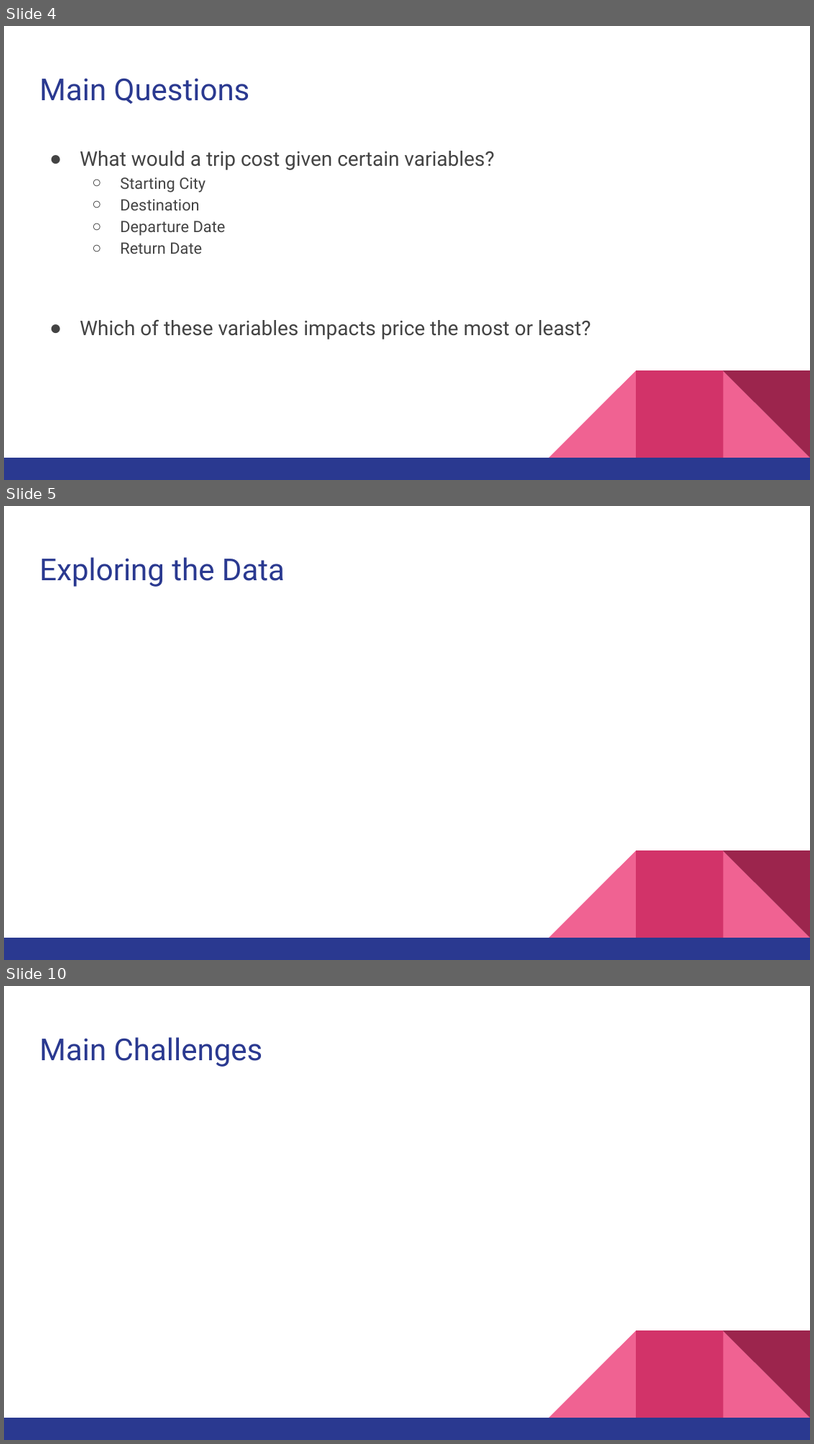
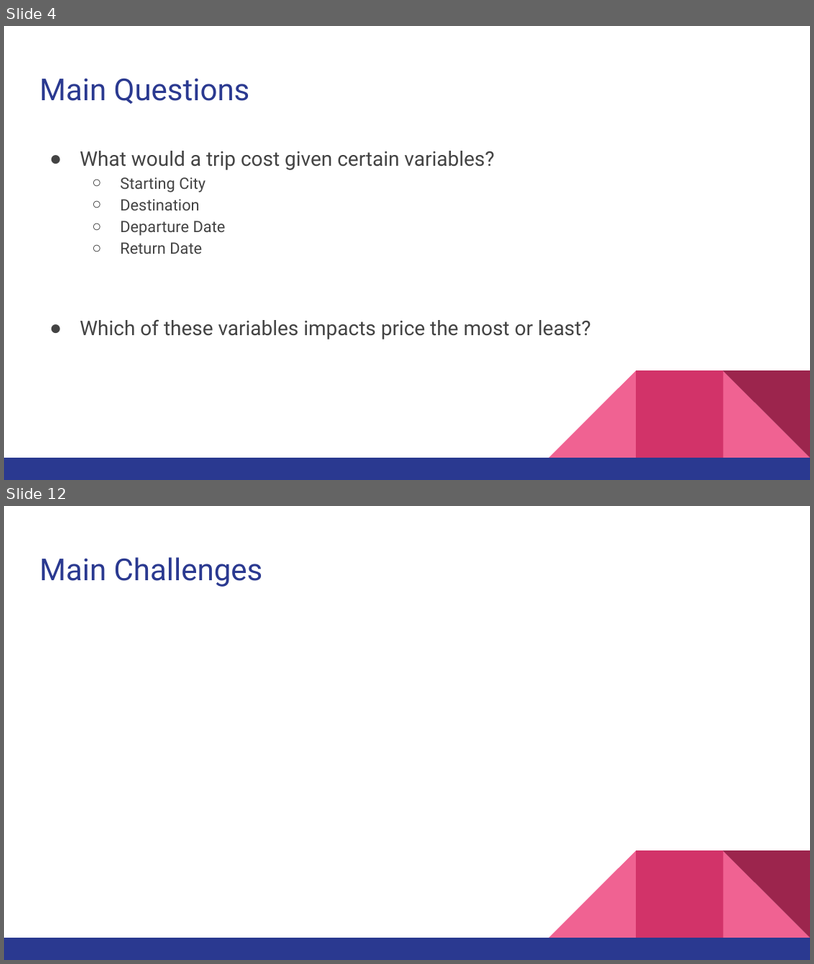
Before and after one commit to TurnerE8/Flight-Price-Predictor, a slide deck: SlideShow/Data Analytics Final Presentation.pptx. Shown one above the other, each under a label of ours: slides 4, 5 and 10 before the commit, slides 4 and 12 after it; the slides between them are not shown. The pictures are 814x1444 and 814x964 pixels, drawn with LibreOffice and Linux fonts; fonts in the diff are those of the drawing. Boxes give left, top, right and bottom in pixels: in the first picture for what was removed or moved away, otherwise in the second. Text is boxed around its words. In the diff, an @@ line names an element or a change of style, - is before the commit and + after.

```diff
--- a/SlideShow/Data Analytics Final Presentation.pptx
+++ b/SlideShow/Data Analytics Final Presentation.pptx
@@ slide 5 removed at [4,506,810,960], background #FFFFFF; not listed: 5 template elements that a slide beside it also shows @@
@@ title removed at [39,557,285,587] @@
-Exploring the Data
@@ what was slide 10 is now slide 12 @@
```
Also in this commit, not shown: 3 slides changed, 9 slides added, 3 other slides removed.
